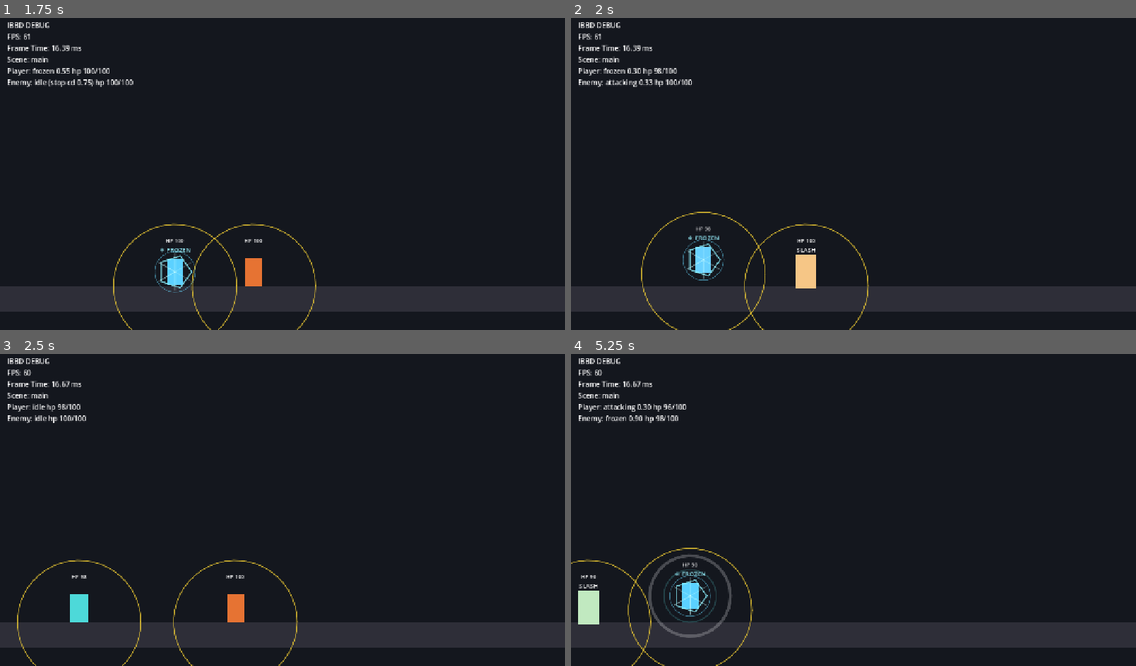
Above: before the commit, frames 1-4 (two rows, left to right).
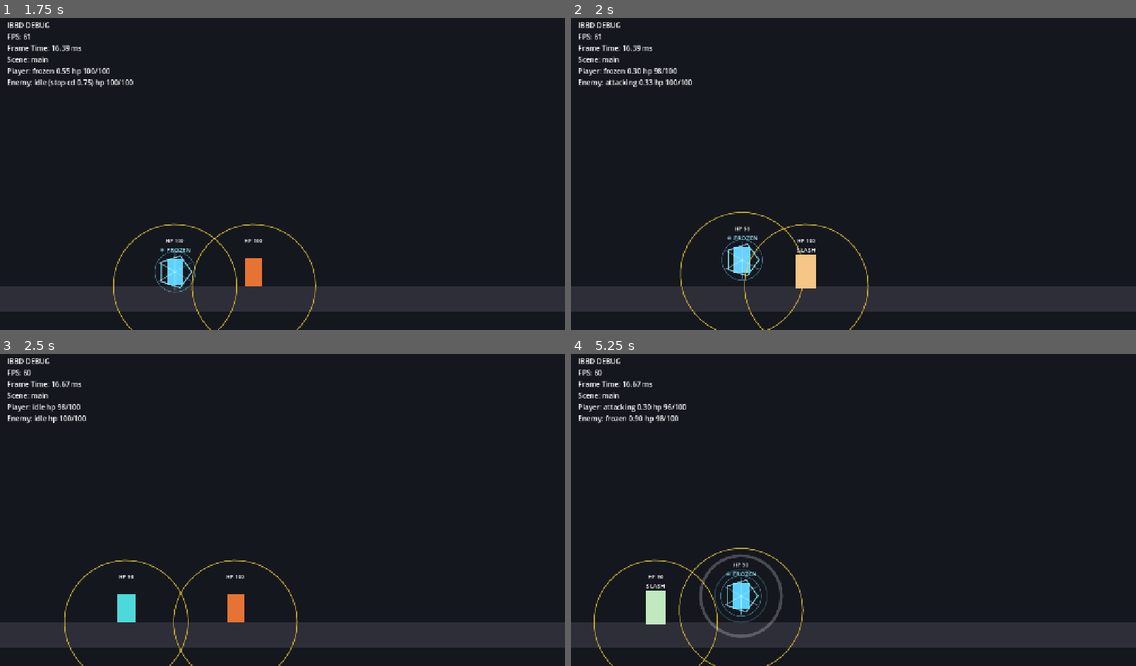
Above: after the commit, the same moments.

Repository: yunjeonghwan01-max/prot-TimeStop.1
Game: Godot game, scene res://_scenes/main.tscn
Two runs of this game, one before a commit and one after it. Both use one fixed random seed, a clock stepped at 60 frames per second and the inputs below.
Inputs:
- Up to frame 1 (1.75 s): hold X (attacking) 0.53-1.28 s; hold Right (player_move_right) from 0.53 s (still down); tap C (collapsing) at 1.35 s
- Up to frame 2 (2 s): keep holding Right (player_move_right)
- Up to frame 3 (2.5 s): release Right (player_move_right) at 2.03 s; hold Left (player_move_left) from 2.03 s (still down); hold Z (freezing) from 2.03 s (still down)
- Up to frame 4 (5.25 s): release Left (player_move_left) at 2.78 s; release Z (freezing) at 2.78 s; hold Right (player_move_right) 2.78-4.28 s; tap X (attacking) at 2.85 s; hold C (collapsing) 3.53-4.28 s; hold Left (player_move_left) 4.28-5.03 s; tap Z (freezing) at 4.35 s; hold Right (player_move_right) from 5.03 s (still down); hold X (attacking) from 5.03 s (still down)

Frame 1 is identical in both runs. In frame 2, 1.5% of the frame differs, in the area x 12-41%, y 62-100%; in frame 3, 1.1%; in frame 4, 3.5%, in the area x 0-42%, y 62-100%.

Commit message:
그냥 수치 조정

Diff:
--- a/_scenes/main.tscn
+++ b/_scenes/main.tscn
@@ -52,6 +52,7 @@
 [node name="Player" parent="game" unique_id=1014297557 instance=ExtResource("3_actor")]
 position = Vector2(380, 500)
 script = ExtResource("4_player")
+knockback_x = 80.0
 
 [node name="Enemy" parent="game" unique_id=1939913609 instance=ExtResource("3_actor")]
 position = Vector2(900, 500)
--- a/project.godot
+++ b/project.godot
@@ -10,7 +10,7 @@
 
 [application]
 
-config/name="IBBD Prototype Base"
+config/name="TS prot 1"
 run/main_scene="uid://b6iyiseqvt13n"
 config/features=PackedStringArray("4.7", "Forward Plus")
 
